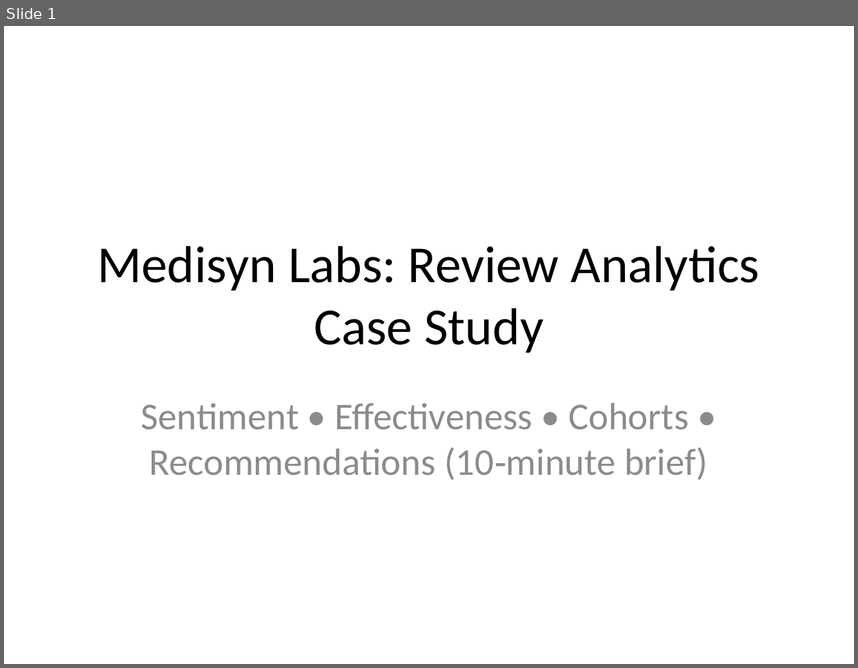
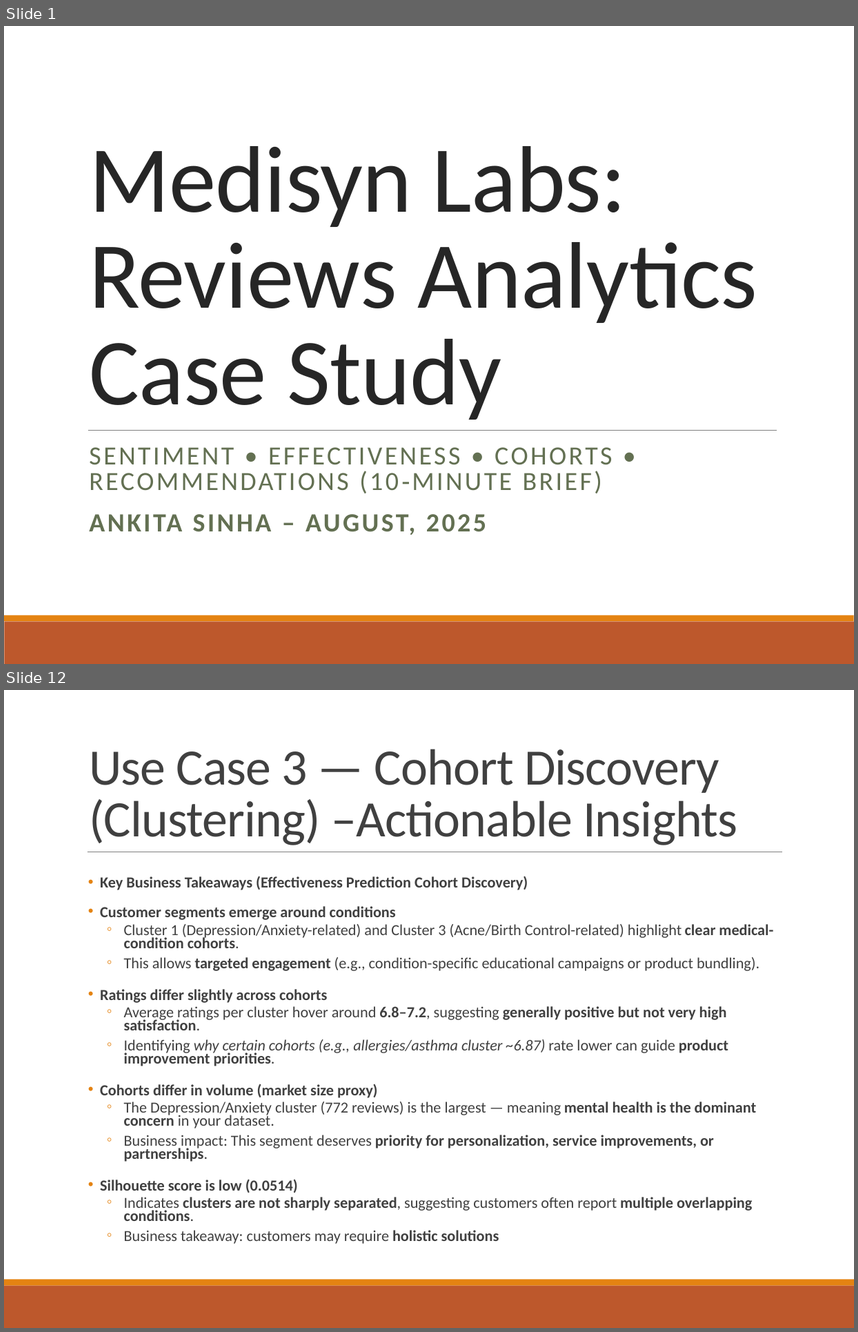
Before and after one commit to ankita-ai/MedisynLabsCaseStudy, a slide deck: Medisyn_Case_Study_4_Use_Cases.pptx. Shown one above the other, each under a label of ours: slide 1 before the commit, slides 1 and 12 after it; the slides between them are not shown. The pictures are 858x668 and 858x1332 pixels, drawn with LibreOffice and Linux fonts; fonts in the diff are those of the drawing. Boxes give left, top, right and bottom in pixels: in the first picture for what was removed or moved away, otherwise in the second. Text is boxed around its words. In the diff, an @@ line names an element or a change of style, - is before the commit and + after.

```diff
--- a/Medisyn_Case_Study_4_Use_Cases.pptx
+++ b/Medisyn_Case_Study_4_Use_Cases.pptx
@@ slide 12 added at [4,690,854,1328], background #FFFFFF; not listed: 2 template elements that a slide beside it also shows @@
@@ title added at [89,749,737,845], 43.2 pt, text #404040 @@
+Use Case 3 — Cohort Discovery (Clustering) –Actionable Insights
@@ line added from (87, 851) to (782, 851), #808080 0.5 pt @@
@@ text added at [100,876,773,1243], 13 pt, text #404040, bold @@
+• Key Business Takeaways (Effectiveness Prediction Cohort Discovery)
+• Customer segments emerge around conditions
+  ◦ Cluster 1 (Depression/Anxiety-related) and Cluster 3 (Acne/Birth Control-related) highlight clear medical-condition cohorts.
+  ◦ This allows targeted engagement (e.g., condition-specific educational campaigns or product bundling).
+• Ratings differ slightly across cohorts
+  ◦ Average ratings per cluster hover around 6.8–7.2, suggesting generally positive but not very high satisfaction.
+  ◦ Identifying why certain cohorts (e.g., allergies/asthma cluster ~6.87) rate lower can guide product improvement priorities.
+• Cohorts differ in volume (market size proxy)
+  ◦ The Depression/Anxiety cluster (772 reviews) is the largest — meaning mental health is the dominant concern in your dataset.
+  ◦ Business impact: This segment deserves priority for personalization, service improvements, or partnerships.
+• Silhouette score is low (0.0514)
+  ◦ Indicates clusters are not sharply separated, suggesting customers often report multiple overlapping conditions.
+  ◦ Business takeaway: customers may require holistic solutions
@@ slide 1 changed as well @@
@@ title "Medisyn Labs: Reviews Analytics Case ..." at [89,146,758,419]: vertical alignment middle to bottom @@
@@ title at [89,146,758,419]: text changed; size 44 to 80 pt; text colour #000000 to #262626 @@
-Medisyn Labs: Review Analytics Case Study
+Medisyn Labs: Reviews Analytics Case Study
@@ line added from (88, 430) to (777, 430), #808080 0.5 pt @@
@@ subtitle at [89,447,612,535]: text changed; size 32 to 22.2 pt; text colour #8C8C8C to #637052 @@
-Sentiment • Effectiveness • Cohorts • Recommendations (10‑minute brief)
+SENTIMENT • EFFECTIVENESS • COHORTS • RECOMMENDATIONS (10‑MINUTE BRIEF)
+ANKITA SINHA – AUGUST, 2025
@@ rectangle added at [4,621,854,664], fill #BD582C @@
@@ rectangle added at [4,615,854,621], fill #E48312 @@
```
Also in this commit, not shown: 8 other slides changed, 6 other slides added, 1 slide removed.
